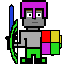
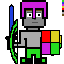
Layer changes from the first (64, 64) image to the second:
renamed "guide" to "guide colors", showed it over [62, 0, 64, 16]
